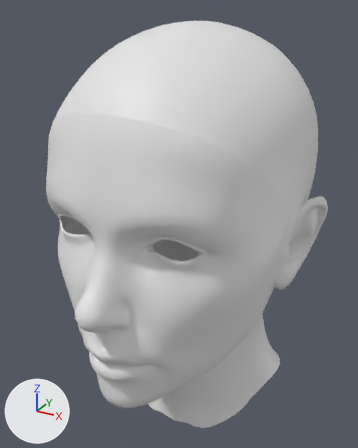
One commit to the FBX model FaceLandmarkDetection/Demos/Face Tracking/Models/head.fbx: the scene before it, then after it.
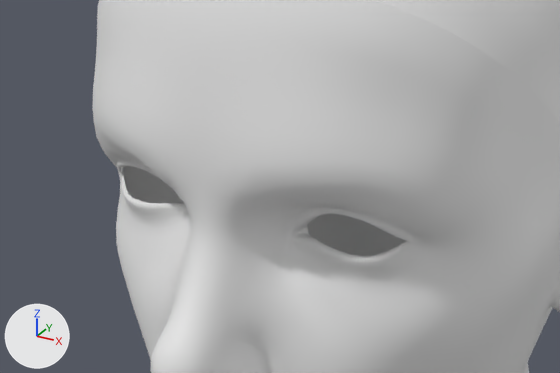
There are two pictures of each version: one whole from a 50 mm camera at (1.36, -2.62, 2.27) aimed at (-0.05, -0.06, 0.99), one close up on the part from 0% to 78% of the width and 30% to 71% of the height. Lighting does not change. The marker at lower left points along +X, +Y and +Z. Vertices at the same position are counted once.

Script lines for the objects in view, before the commit:
```python
me_furiosa = bpy.data.meshes.new('furiosa')
me_furiosa.from_pydata(...)  # 4667 vertices, 4604 faces; spans x -0.82..0.82, y -1.12..0.92, z -0.49..2.2
# faces by material slot: [2218, 2386]
me_furiosa.materials.append(mat_face)  # white #e7e7e7
me_furiosa.materials.append(mat_head)  # white #e7e7e7
ob_head = bpy.data.objects.new('head', me_furiosa)
ob_head.location = (0.0, 0.0, 0.0)
```
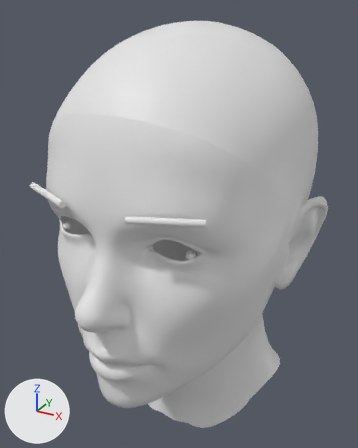
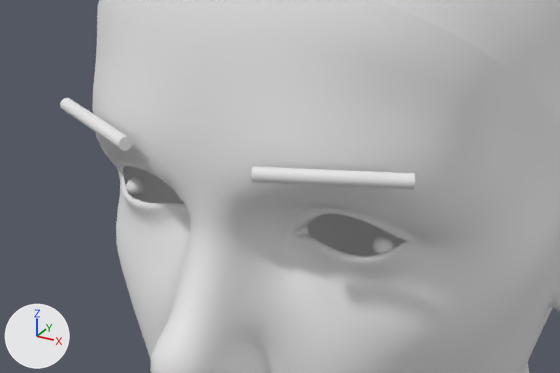
The change, as a list of edits to the scene's bpy script:
```text
Change me_furiosa:
    used by ob_head; location = (0.0, 0.0, 0.0)
    remove me_furiosa.from_pydata(...)  # 4667 vertices, 4604 faces; spans x -0.82..0.82, y -1.12..0.92, z -0.49..2.2
    add me_furiosa.from_pydata(...)  # 6207 vertices, 6144 faces; spans x -0.82..0.82, y -1.12..0.92, z -0.49..2.2
    me_furiosa part 1: a new loose piece, a UV sphere (32 segments, 16 rings, poles along z) spanning x 0.356..0.409, y -0.753..-0.7, z 1.146..1.199, in mat_face (white #e7e7e7)
    me_furiosa part 2: a new loose piece, a UV sphere (32 segments, 16 rings, poles along z) spanning x -0.407..-0.354, y -0.753..-0.7, z 1.139..1.192, in mat_face (white #e7e7e7)
    me_furiosa part 3: a new loose piece of 288 vertices spanning x -0.51..-0.17, y -0.98..-0.8, z 1.39..1.43, in mat_face (white #e7e7e7)
    me_furiosa part 4: a new loose piece of 288 vertices spanning x 0.18..0.52, y -0.99..-0.82, z 1.39..1.43, in mat_face (white #e7e7e7)
```

What differs and where, as boxes [x1, y1, x2, y2] in the close-ups (560 x 373 px):
'head', reshaped: before [92, 0, 560, 373]; after [60, 0, 560, 373]
part 1 of me_furiosa, added: after [373, 235, 395, 255]
part 2 of me_furiosa, added: after [126, 177, 146, 196]
part 3 of me_furiosa, added: after [60, 98, 132, 151]
part 4 of me_furiosa, added: after [251, 166, 415, 189]
